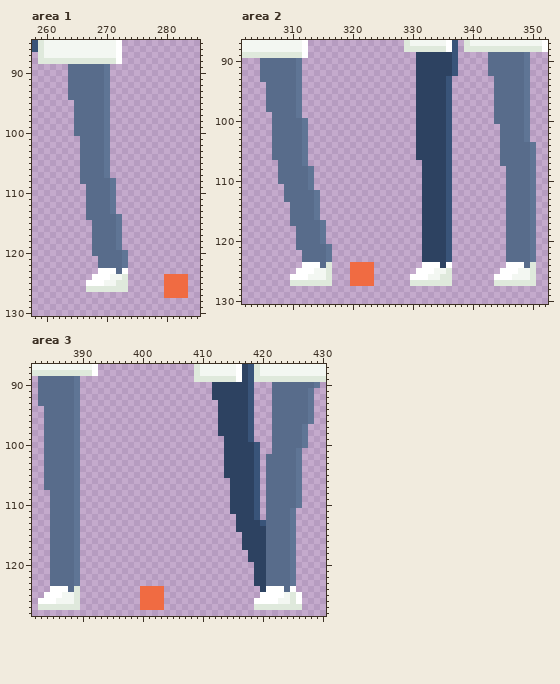
A pixel-art file gets an edit: core/resource/character/npc/doctor.aseprite. The picture above was drawn from the file before the commit.
512x512 pixels, 1 frame. Shown: area 1: x 258..285, y 85..130; area 2: x 302..352, y 87..130; area 3: x 382..430, y 87..128. The commit also changed other parts of the picture, which this record leaves out.
The same view after the edit:
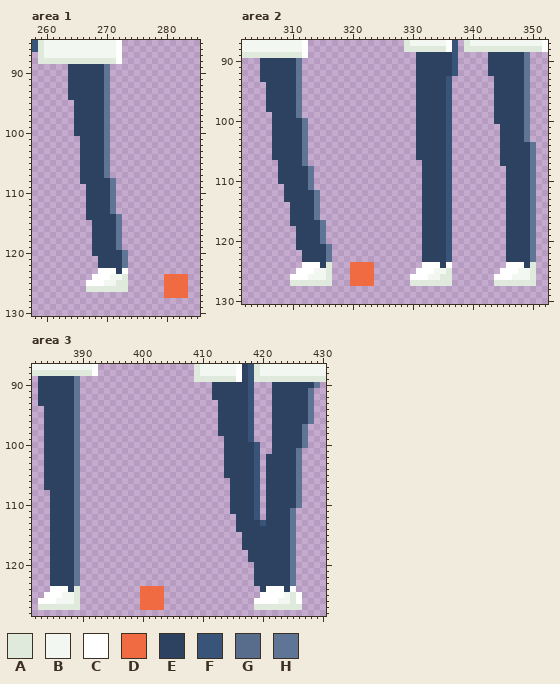
Palette (. is transparent): A #dfe9dc  B #f3f7f2  C #ffffff  D #f06b42  E #2d4261  F #395479  G #586c8b  H #5f7595
Change:
Changed rows in their new state; - is an unchanged pixel.
Area 1, layer "Layer 2":
first column x 264:
 89 EEEEEE---
 90 EEEEEE---
 91 EEEEEE---
 92 EEEEEE---
 93 EEEEEE---
 94 EEEEEE---
 95 -EEEEE---
 96 -EEEEE---
 97 -EEEEE---
 98 -EEEEE---
 99 -EEEEE---
100 -EEEEE---
101 --EEEE---
102 --EEEE---
103 --EEEE---
104 --EEEE---
105 --EEEE---
106 --EEEE---
107 --EEEE---
108 --EEEEE--
109 ---EEEE--
110 ---EEEE--
111 ---EEEE--
112 ---EEEE--
113 ---EEEE--
114 ---EEEEE-
115 ----EEEE-
116 ----EEEE-
117 ----EEEE-
118 ----EEEE-
119 ----EEEE-
120 ----EEEEE
121 -----EEEE
122 -----EEEE
123 --------E
Area 2, layer "Layer 2":
first column x 305:
 89 --------------------------------------EEEEEE-
 90 EEEEEE--------------------------------EEEEEE-
 91 EEEEEE--------------------------------EEEEEE-
 92 EEEEEE--------------------------------EEEEEE-
 93 EEEEEE---------------------------------EEEEE-
 94 -EEEEE---------------------------------EEEEE-
 95 -EEEEE---------------------------------EEEEE-
 96 -EEEEE---------------------------------EEEEE-
 97 -EEEEE---------------------------------EEEEE-
 98 -EEEEE---------------------------------EEEEE-
 99 --EEEE---------------------------------EEEEE-
100 --EEEEE--------------------------------EEEEE-
101 --EEEEE---------------------------------EEEE-
102 --EEEEE---------------------------------EEEE-
103 --EEEEE---------------------------------EEEE-
104 --EEEEE---------------------------------EEEEE
105 --EEEEE---------------------------------EEEEE
106 --EEEEE---------------------------------EEEEE
107 ---EEEE---------------------------------EEEEE
108 ---EEEEE---------------------------------EEEE
109 ---EEEEE---------------------------------EEEE
110 ---EEEEE---------------------------------EEEE
111 ----EEEE---------------------------------EEEE
112 ----EEEEE--------------------------------EEEE
113 ----EEEEE--------------------------------EEEE
114 -----EEEE--------------------------------EEEE
115 -----EEEE--------------------------------EEEE
116 -----EEEE--------------------------------EEEE
117 -----EEEEE-------------------------------EEEE
118 ------EEEE-------------------------------EEEE
119 ------EEEE-------------------------------EEEE
120 ------EEEE-------------------------------EEEE
121 ------EEEEE------------------------------EEEE
122 -------EEEE------------------------------EEEE
123 -------EEEE------------------------------EEEE
124 ----------E---------------------------------E
Area 3, layer "Layer 2":
first column x 383:
 89 EEEEEE----------------------------------------
 90 EEEEEE---------------------------------EEEEEEE
 91 EEEEEE---------------------------------EEEEEE-
 92 EEEEEE---------------------------------EEEEEE-
 93 EEEEEE---------------------------------EEEEEE-
 94 -EEEEE---------------------------------EEEEEE-
 95 -EEEEE---------------------------------EEEEEE-
 96 -EEEEE---------------------------------EEEEEE-
 97 -EEEEE---------------------------------EEEEE--
 98 -EEEEE---------------------------------EEEEE--
 99 -EEEEE---------------------------------EEEEE--
100 -EEEEE---------------------------------EEEEE--
101 -EEEEE---------------------------------EEEE---
102 -EEEEE--------------------------------EEEEE---
103 -EEEEE--------------------------------EEEEE---
104 -EEEEE--------------------------------EEEEE---
105 -EEEEE--------------------------------EEEEE---
106 -EEEEE--------------------------------EEEEE---
107 -EEEEE--------------------------------EEEEE---
108 --EEEE--------------------------------EEEEE---
109 --EEEE--------------------------------EEEEE---
110 --EEEE--------------------------------EEEEE---
111 --EEEE--------------------------------EEEE----
112 --EEEE--------------------------------EEEE----
113 --EEEE--------------------------------EEEE----
114 --EEEE--------------------------------EEEE----
115 --EEEE--------------------------------EEEE----
116 --EEEE--------------------------------EEEE----
117 --EEEE--------------------------------EEEE----
118 --EEEE--------------------------------EEEE----
119 --EEEE--------------------------------EEEE----
120 --EEEE--------------------------------EEEE----
121 --EEEE--------------------------------EEEE----
122 --EEEE--------------------------------EEEE----
123 --EEEE--------------------------------EEEE----
124 -----E-----------------------------------E----
